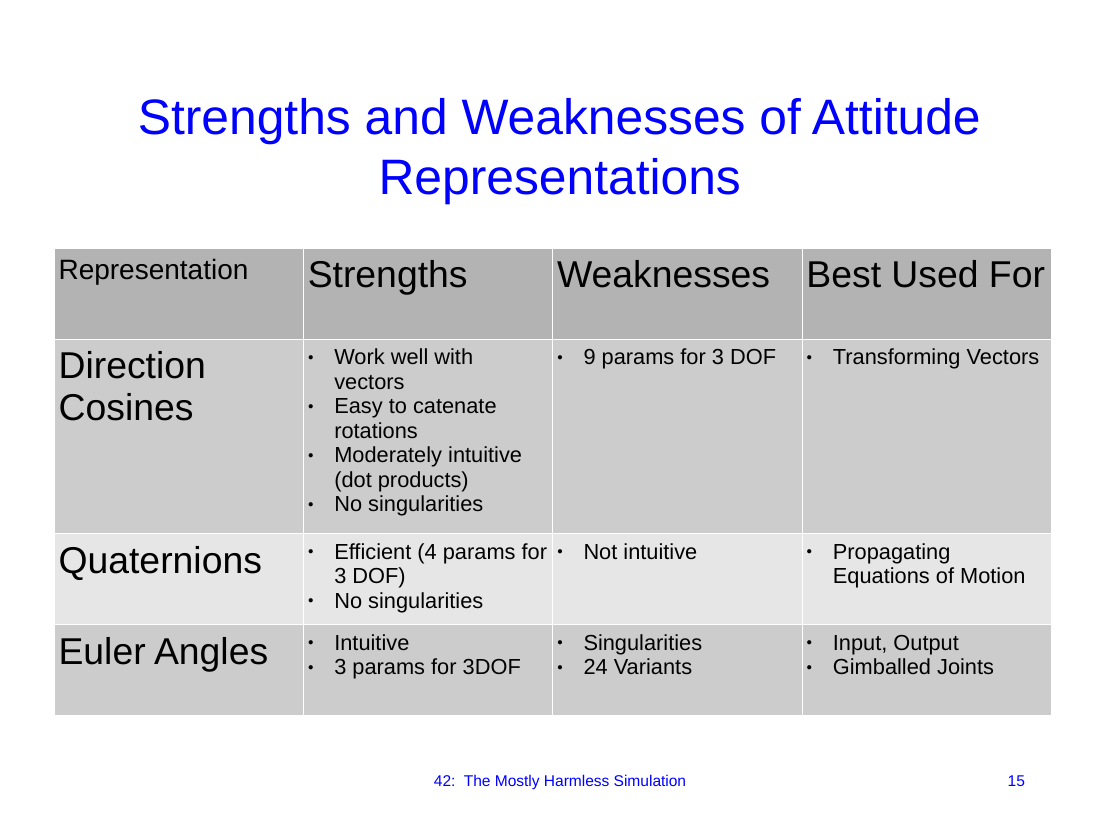
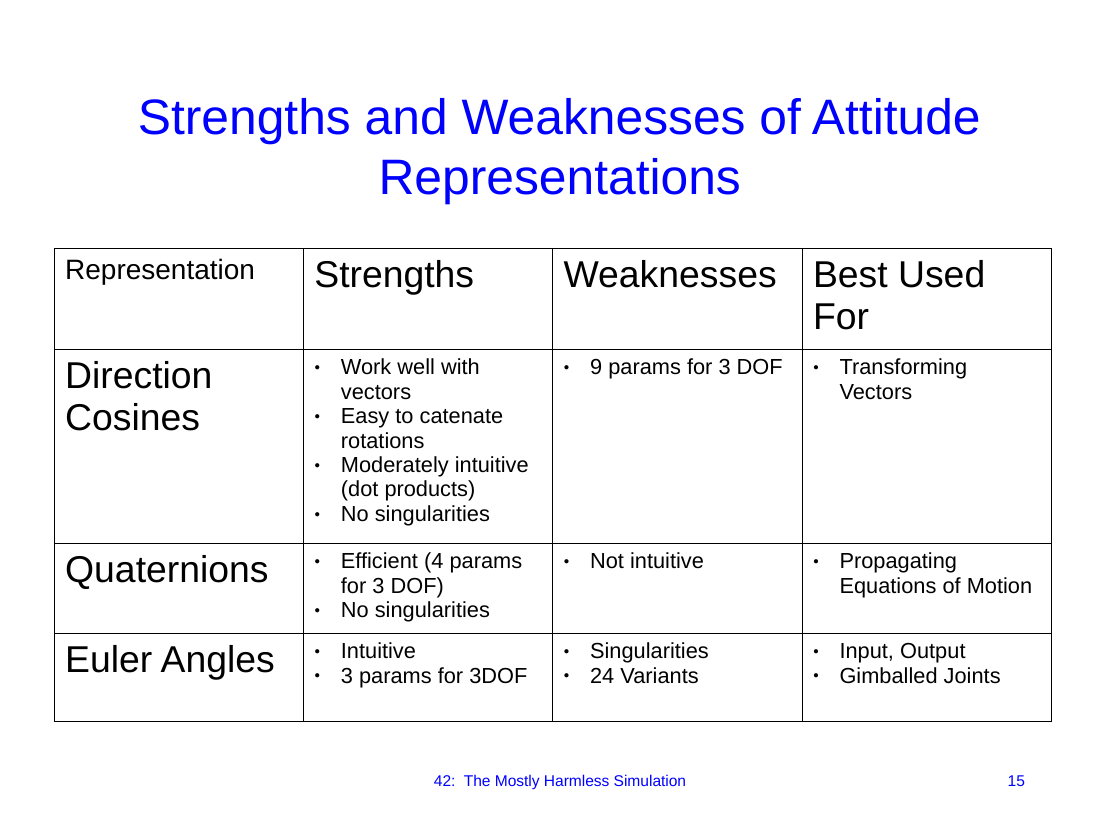
Before and after one commit to ericstoneking/42, a slide deck: slide 15 of Docs/42 Intro to Simulation.odp. Drawn at 1120x840 pixels with LibreOffice and Linux fonts; fonts in the diff are those of the drawing. Boxes give left, top, right and bottom in pixels: in the first picture for what was removed or moved away, otherwise in the second. Text is boxed around its words. In the diff, an @@ line names an element or a change of style, - is before the commit and + after.

```diff
--- a/Docs/42 Intro to Simulation.odp
+++ b/Docs/42 Intro to Simulation.odp
@@ table at (54, 249, 1053, 702) @@
@@ fill #B3B3B3 to none in row 1 @@
@@ fill #CCCCCC to none in 8 cells @@
@@ fill #E6E6E6 to none in row 3 @@
@@ borders changed @@
```
Also in this commit, not shown: 2 other slides changed, 16 other files.
